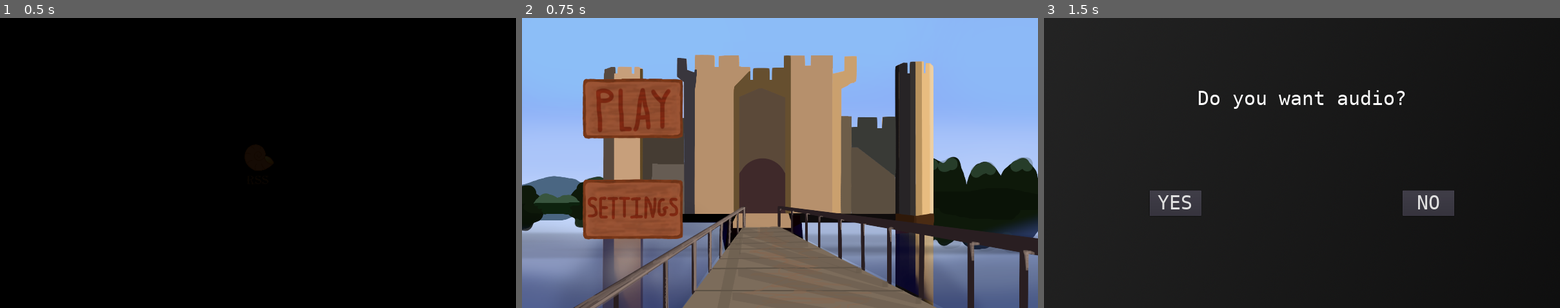
Above: before the commit, frames 1-3 (left to right).
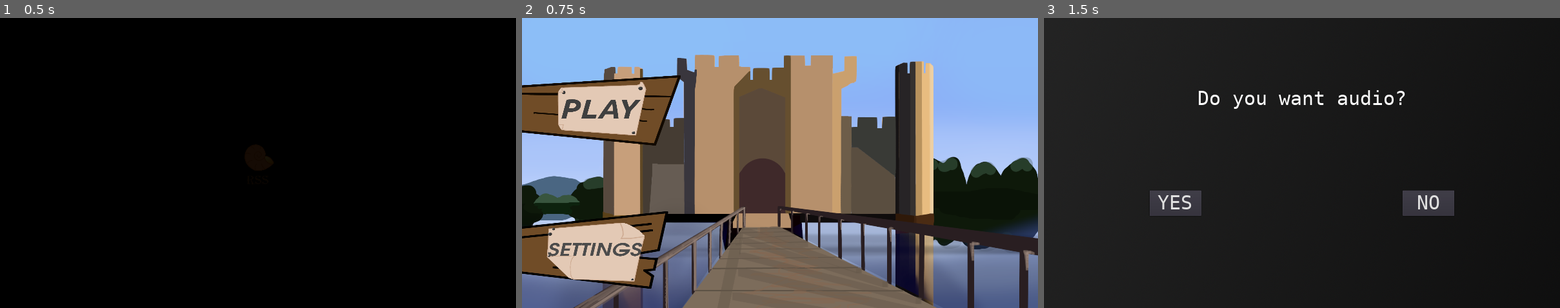
Above: after the commit, the same moments.

Repository: An0n3m0us/RSS-Godot
Game: Godot game, scene res://src/game/IntroScreen.tscn
Two runs of this game, one before a commit and one after it. Both use one fixed random seed, a clock stepped at 60 frames per second and the inputs below.
Inputs (mouse positions are in pixels of both pictures, inside the frame that each line leads up to; where the layout moved, square brackets give the same spot in the first picture):
- Up to frame 1 (0.5 s): no input
- Up to frame 2 (0.75 s): click (604, 107) [630, 107] at 0.5 s
- Up to frame 3 (1.5 s): click (1126, 250) [1152, 209] at 1.25 s

Frame 1 is identical in both runs. In frame 2, 14% of the frame differs, in the area x 0-32%, y 19-94%; in frame 3, nothing differs.

Commit message:
Add new main menu bg and buttons

Diff:
--- a/src/game/TitleScreen.tscn
+++ b/src/game/TitleScreen.tscn
@@ -3,9 +3,9 @@
 [ext_resource path="res://assets/images/frontgamebanner.png" type="Texture" id=1]
 [ext_resource path="res://src/scripts/PlayButton.gd" type="Script" id=2]
 [ext_resource path="res://src/scripts/SettingsButton.gd" type="Script" id=3]
-[ext_resource path="res://assets/images/play button.png" type="Texture" id=4]
+[ext_resource path="res://assets/images/button-play.png" type="Texture" id=4]
 [ext_resource path="res://src/scripts/Titlescreen.gd" type="Script" id=5]
-[ext_resource path="res://assets/images/settings button.png" type="Texture" id=6]
+[ext_resource path="res://assets/images/button-settings.png" type="Texture" id=6]
 [ext_resource path="res://assets/sfx/sfx1.wav" type="AudioStream" id=7]
 [ext_resource path="res://assets/sfx/sfx2.wav" type="AudioStream" id=8]
 
@@ -27,18 +27,17 @@
 }
 
 [node name="Buttons" type="VBoxContainer" parent="."]
-margin_left = 150.0
-margin_top = 150.0
+margin_top = 100.0
 margin_right = 400.0
-margin_bottom = 550.0
+margin_bottom = 700.0
 custom_constants/separation = 100
 __meta__ = {
 "_edit_use_anchors_": false
 }
 
 [node name="PlayButton" type="TextureButton" parent="Buttons"]
-margin_right = 250.0
-margin_bottom = 150.0
+margin_right = 400.0
+margin_bottom = 250.0
 rect_pivot_offset = Vector2( 125, 75 )
 size_flags_horizontal = 3
 size_flags_vertical = 3
@@ -57,9 +56,9 @@
 stream = ExtResource( 8 )
 
 [node name="SettingsButton" type="TextureButton" parent="Buttons"]
-margin_top = 250.0
-margin_right = 250.0
-margin_bottom = 400.0
+margin_top = 350.0
+margin_right = 400.0
+margin_bottom = 600.0
 rect_pivot_offset = Vector2( 125, 75 )
 size_flags_horizontal = 3
 size_flags_vertical = 3
Binary file added: assets/images/button-play.png
Not shown, added: assets/images/button-play.png.import
Binary file added: assets/images/button-settings.png
Not shown, added: assets/images/button-settings.png.import
Not shown, changed: .pck
Not shown, changed: index.html
